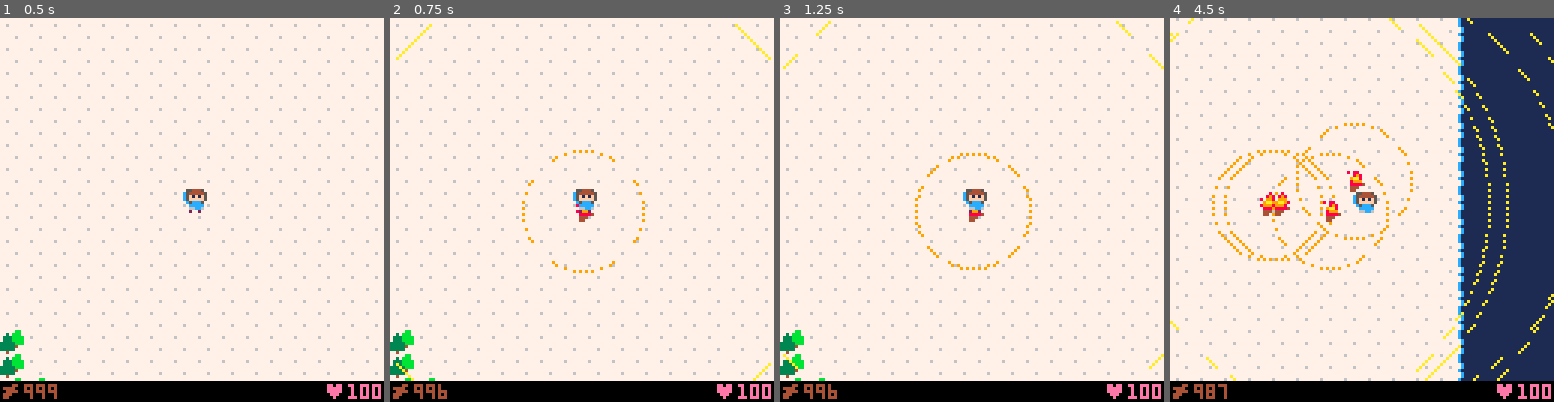
Above: before the commit, frames 1-4 (left to right).
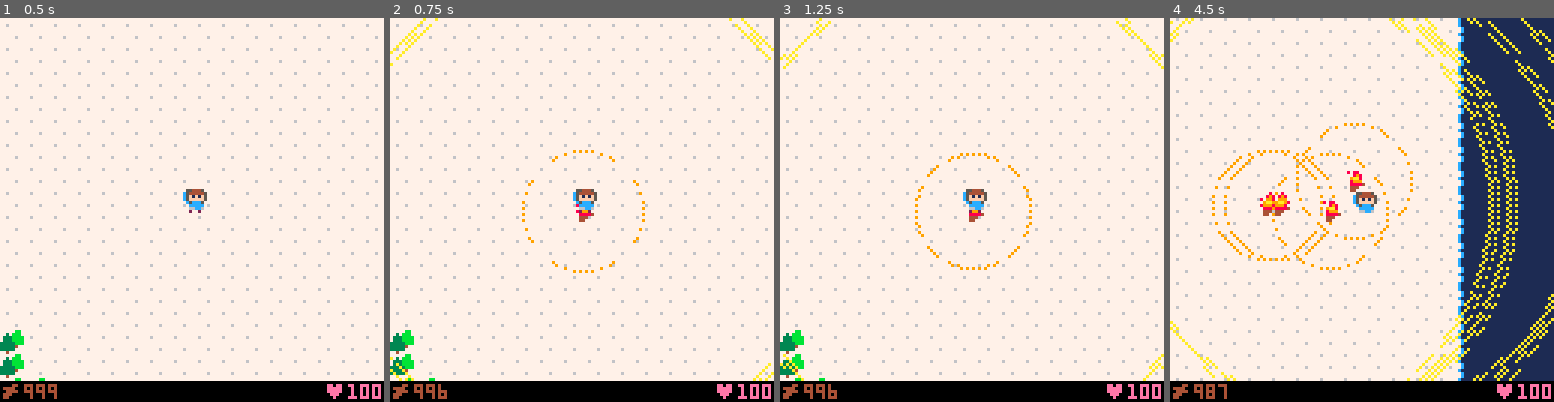
Above: after the commit, the same moments.

Repository: majorcob/ggj19
Game: PICO-8 cartridge ggj19.p8
Same seed, same stepped clock (60 frames per second), same inputs: the game is played once before the commit and once after it.
Inputs:
- Up to frame 1 (0.5 s): no input
- Up to frame 2 (0.75 s): tap O (Z key) at 0.7 s
- Up to frame 3 (1.25 s): no input
- Up to frame 4 (4.5 s): hold Right 1.6-2.1 s; tap O (Z key) every 0.4 s from 1.7 to 4.1 s; hold Up 2.15-2.42 s; hold Right 2.47-3.03 s; hold Left 3.08-3.58 s; hold Down 3.63-3.97 s; hold Right from 4.02 s (still down)

Frame 1 is identical in both runs. In frame 2, 0.3% of the frame differs, in the area x 0-100%, y 0-95%; in frame 3, 0.3%; in frame 4, 2.3%.

Commit message:
Campfire visuals

Diff:
--- a/ggj19.p8
+++ b/ggj19.p8
@@ -46,6 +46,8 @@
 	fillp(0xa5a5+0b.1)
 	circ(hx,hy,h.r1,9)
 	circ(hx,hy,h.r2,10)
+	circ(hx,hy,h.r2+1,10)
+	circ(hx,hy,h.r2+3,10)
 	fillp()
 end
 
